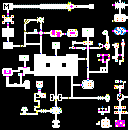
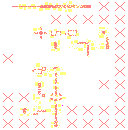
Layer changes from the first 128 x 130 image to the second:
hid "Walls", opacity 100% → 7%, painted on it over [0, 0, 128, 130]
showed "Floor", painted on it over [0, 0, 128, 130]
